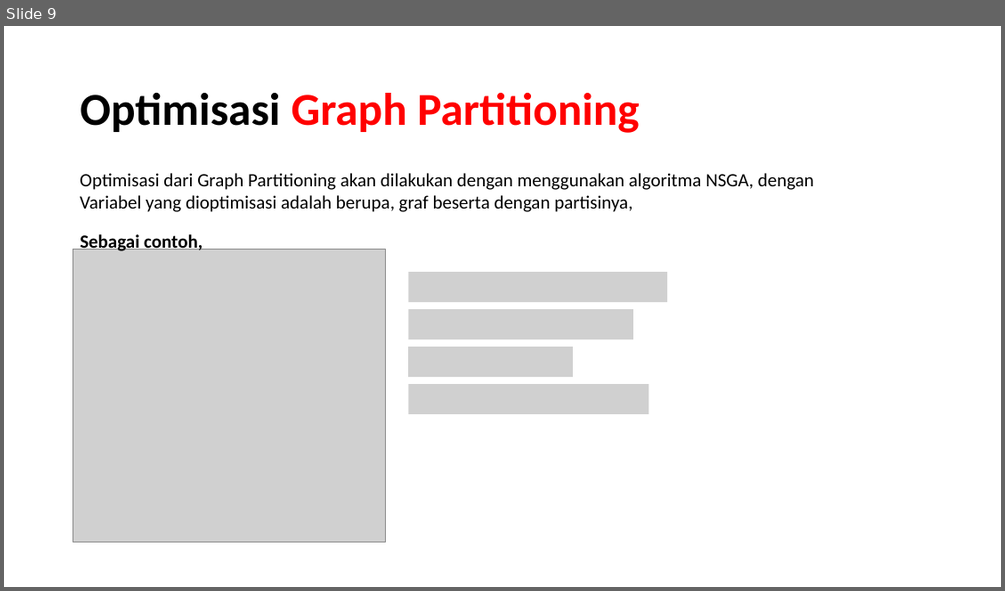
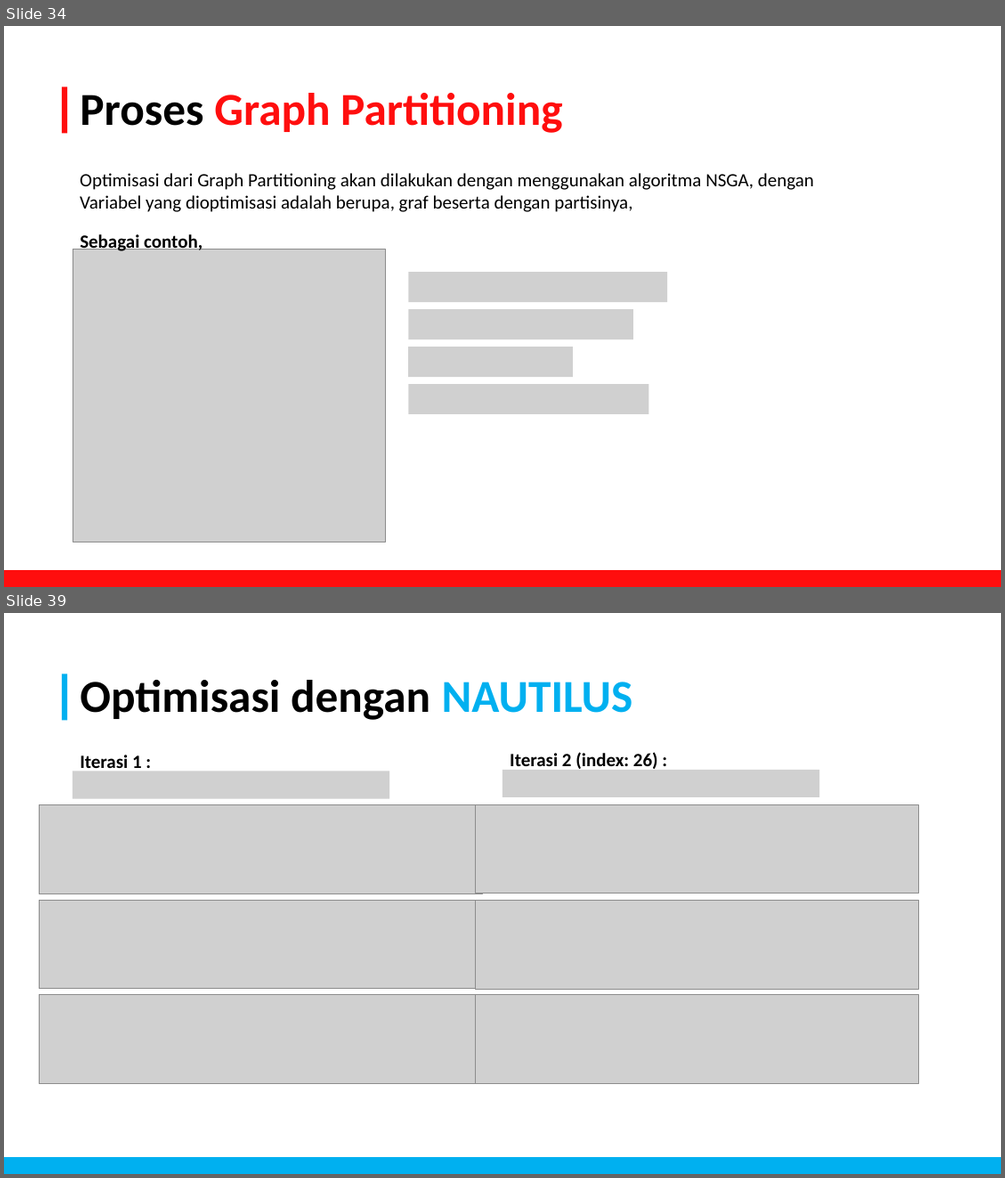
Before and after one commit to FelixFern/Graph-Partitioning-Optimization, a slide deck: documents/Graph Partitioning.pptx. Shown one above the other, each under a label of ours: slide 9 before the commit, slides 34 and 39 after it; the slides between them are not shown. The pictures are 1005x591 and 1005x1178 pixels, drawn with LibreOffice and Linux fonts; fonts in the diff are those of the drawing; grey boxes stand for pictures. Boxes give left, top, right and bottom in pixels: in the first picture for what was removed or moved away, otherwise in the second. Text is boxed around its words. In the diff, an @@ line names an element or a change of style, - is before the commit and + after.

```diff
--- a/documents/Graph Partitioning.pptx
+++ b/documents/Graph Partitioning.pptx
@@ slide 39 added at (4,613,1001,1174), background #FFFFFF @@
@@ rectangle added at (62,674,67,720), fill #00B0F0 @@
@@ title added at (80,680,633,720), 44 pt, text #000000, bold @@
+Optimisasi dengan NAUTILUS
@@ picture added at (73,771,390,798) @@
@@ text added at (80,755,142,773), 18 pt, text #000000, bold @@
+Iterasi 1 :
@@ picture added at (502,770,820,797) @@
@@ text added at (510,752,658,772), 18 pt, text #000000, bold @@
+Iterasi 2 (index: 26) :
@@ picture added at (39,805,483,894) @@
@@ picture added at (475,804,919,893) @@
@@ picture added at (39,900,483,989) @@
@@ picture added at (475,900,919,989) @@
@@ picture added at (39,995,483,1084) @@
@@ picture added at (475,995,919,1084) @@
@@ rectangle added at (4,1158,1001,1174), fill #00B0F0 @@
@@ what was slide 9 is now slide 34 @@
@@ slide 34 changed as well @@
@@ rectangle added at (62,87,67,133), fill #FF0E0E @@
@@ title at (80,93,562,133): text changed; text colour #FF0000 to #FF0E0E @@
-Optimisasi Graph Partitioning
+Proses Graph Partitioning
@@ rectangle added at (4,571,1001,587), fill #FF0E0E @@
```
Also in this commit, not shown: 8 other slides changed, 31 other slides added, 3 slides removed, 21 other files.
